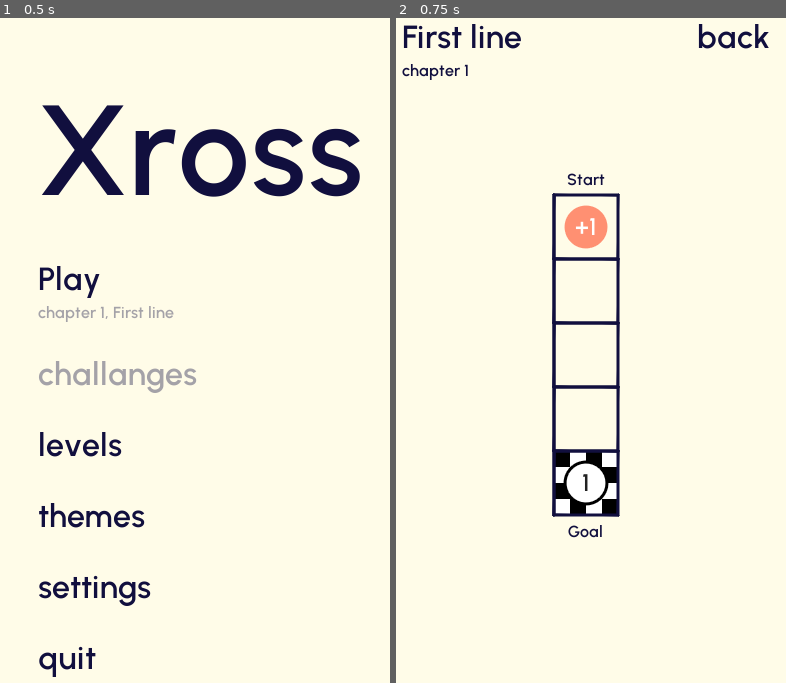
Above: before the commit, frames 1-2 (left to right).
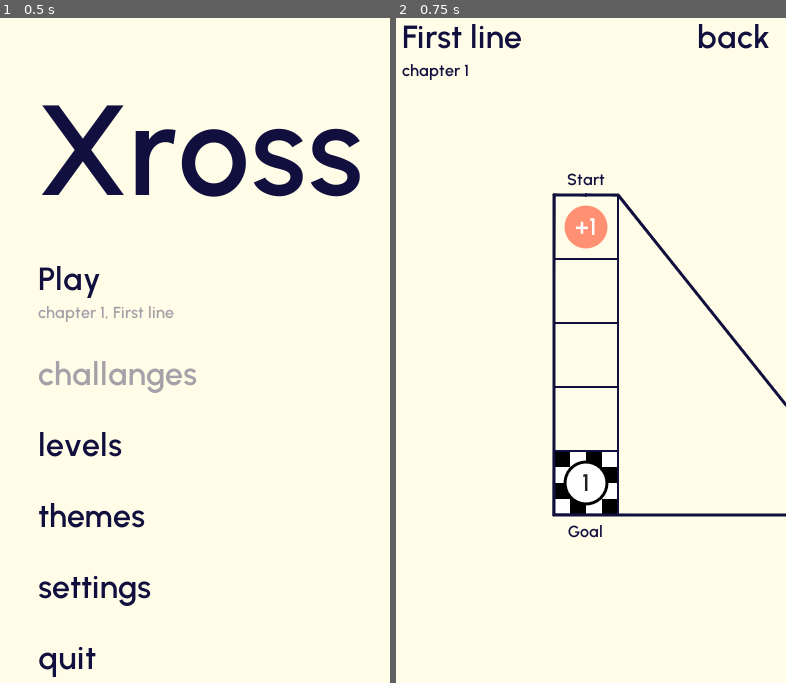
Above: after the commit, the same moments.

Repository: henriknh/add-ze-lines
Game: Godot game, scene res://scenes/main_menu/main_menu.tscn
Two runs of this game, one before a commit and one after it. Both use one fixed random seed, a clock stepped at 60 frames per second and the inputs below.
Inputs:
- Up to frame 1 (0.5 s): no input
- Up to frame 2 (0.75 s): click "Play" at 0.5 s

Frame 1 is identical in both runs. In frame 2, 1.3% of the frame differs, in the area x 40-100%, y 26-76%.

Commit message:
Make outer edges thicker then inner grid

Diff:
--- a/scenes/game/grid.gd
+++ b/scenes/game/grid.gd
@@ -29,10 +29,22 @@
 
 	var line = Line2D.new()
 	line.default_color = Themes.theme.grid
-	line.width = 2
+	line.width = 1
 	line.joint_mode =Line2D.LINE_JOINT_SHARP
 	line.begin_cap_mode = Line2D.LINE_CAP_BOX
 	line.end_cap_mode = Line2D.LINE_CAP_BOX
 	line.antialiased = true
 	line.points = points
 	add_child(line)
+
+	var edge = line.duplicate()
+	edge.width = 2
+	edge.points = [
+		Vector2(0.5, 0) * Level.tile_size * Level.current_level.grid_size[0],
+		Vector2(0, 0),
+		Vector2(0, 1) * Level.tile_size * Level.current_level.grid_size[1], #bottomleft
+		Vector2(1, 1) * Level.tile_size * max(Level.current_level.grid_size[0], Level.current_level.grid_size[1]), #bottomright
+		Vector2(1, 0) * Level.tile_size * Level.current_level.grid_size[0], #topright
+		Vector2(0.5, 0) * Level.tile_size * Level.current_level.grid_size[0]
+	]
+	add_child(edge)
